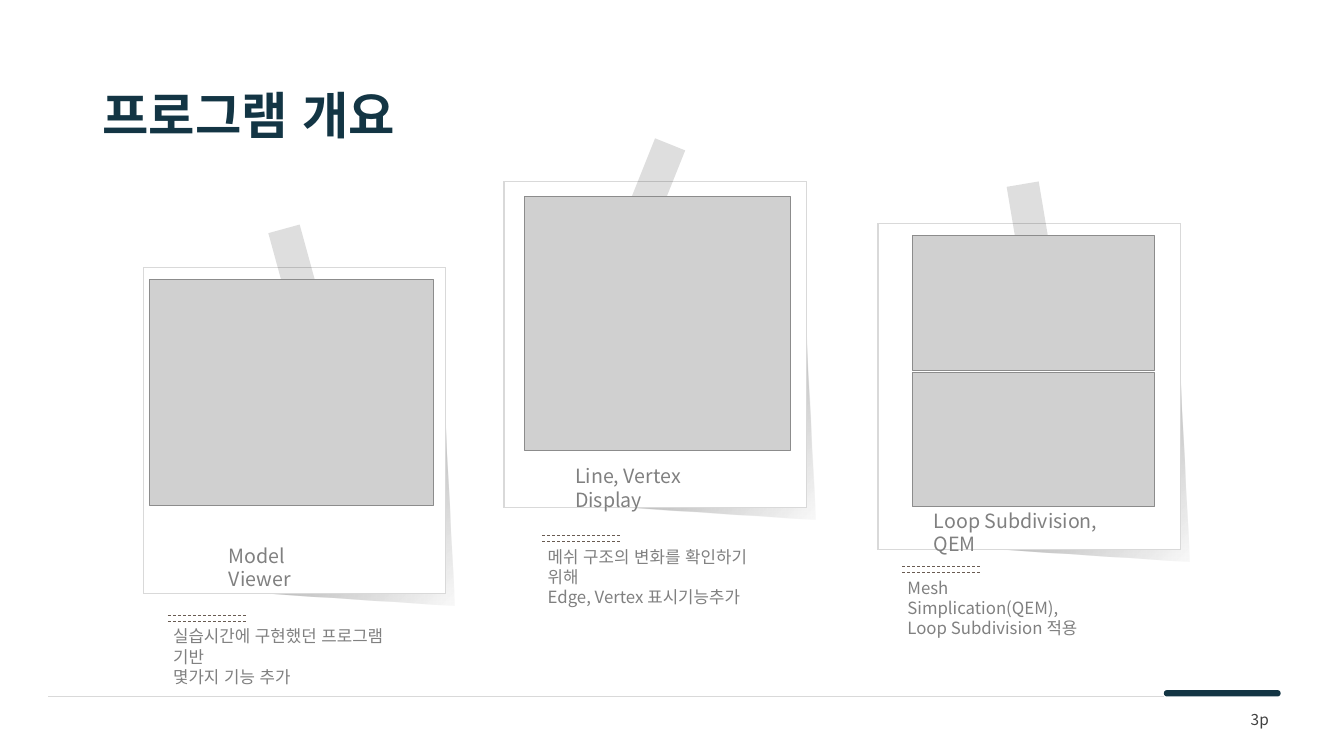
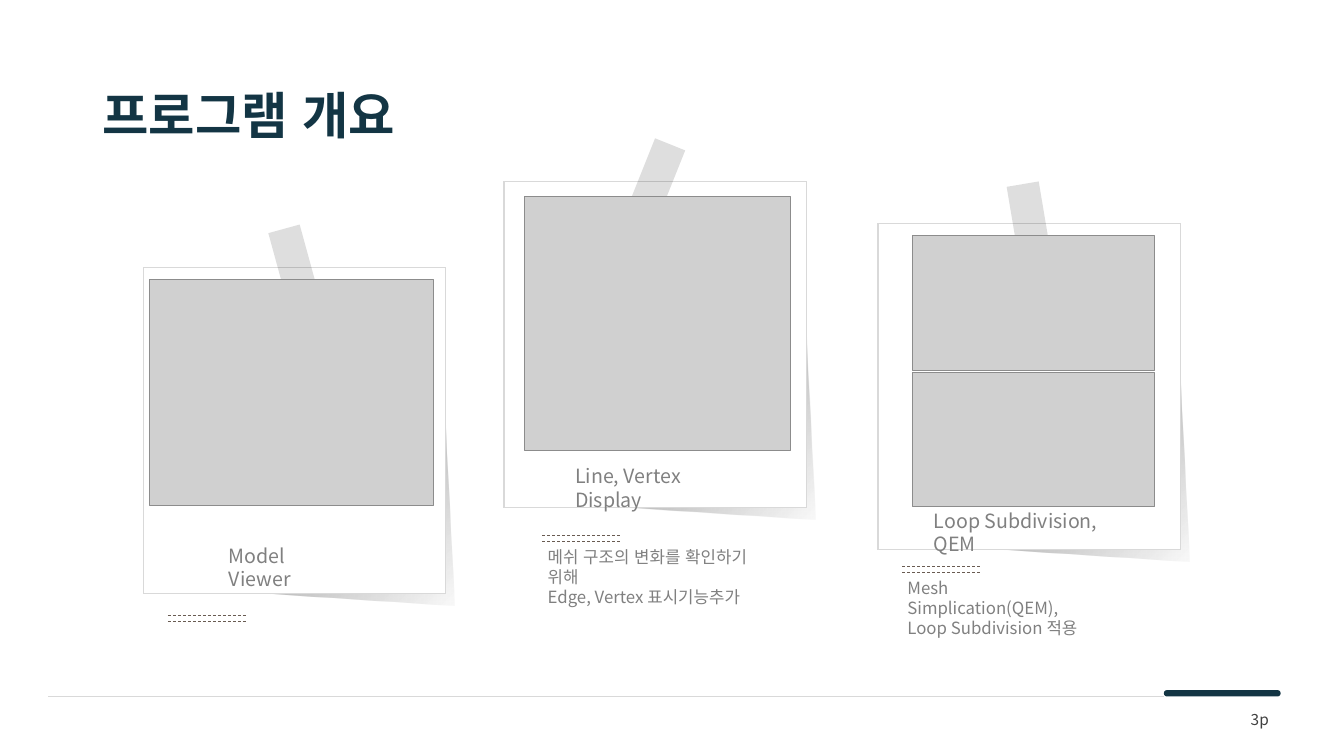
Before and after one commit to limkunwoo/QEM_LoopSubdivision, a slide deck: slide 3 of QEM, LoopSubdivision 구현 임건우.pptx. Drawn at 1344x756 pixels with LibreOffice and Linux fonts; fonts in the diff are those of the drawing; grey boxes stand for pictures. Boxes give left, top, right and bottom in pixels: in the first picture for what was removed or moved away, otherwise in the second. Text is boxed around its words. In the diff, an @@ line names an element or a change of style, - is before the commit and + after.

```diff
--- a/QEM, LoopSubdivision 구현 임건우.pptx
+++ b/QEM, LoopSubdivision 구현 임건우.pptx
@@ text removed at (x1=173, y1=628, x2=383, y2=684) @@
-실습시간에 구현했던 프로그램 기반
-몇가지 기능 추가
```
Also in this commit, not shown: 1 other slide changed, 58 other files.
